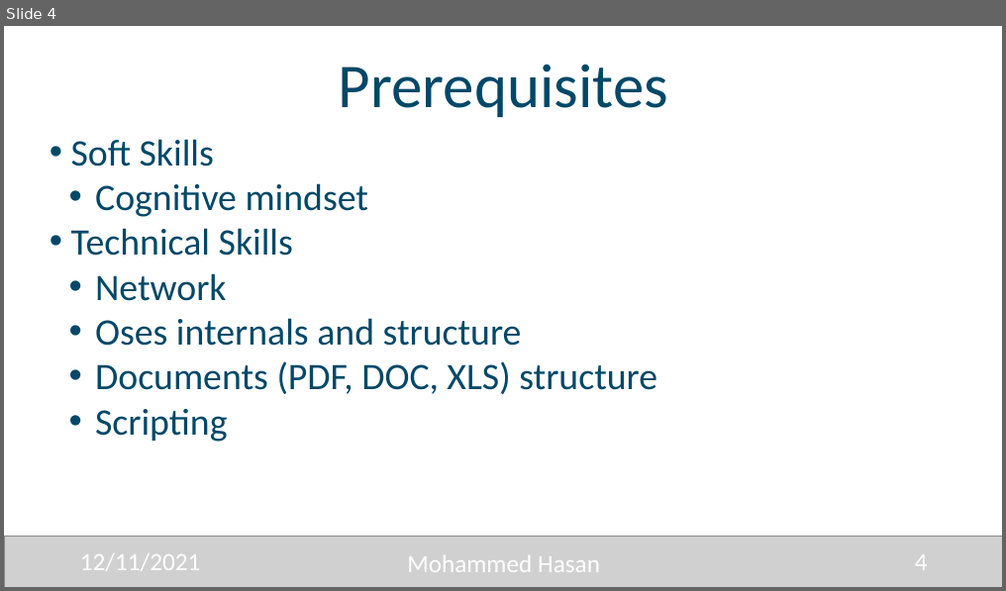
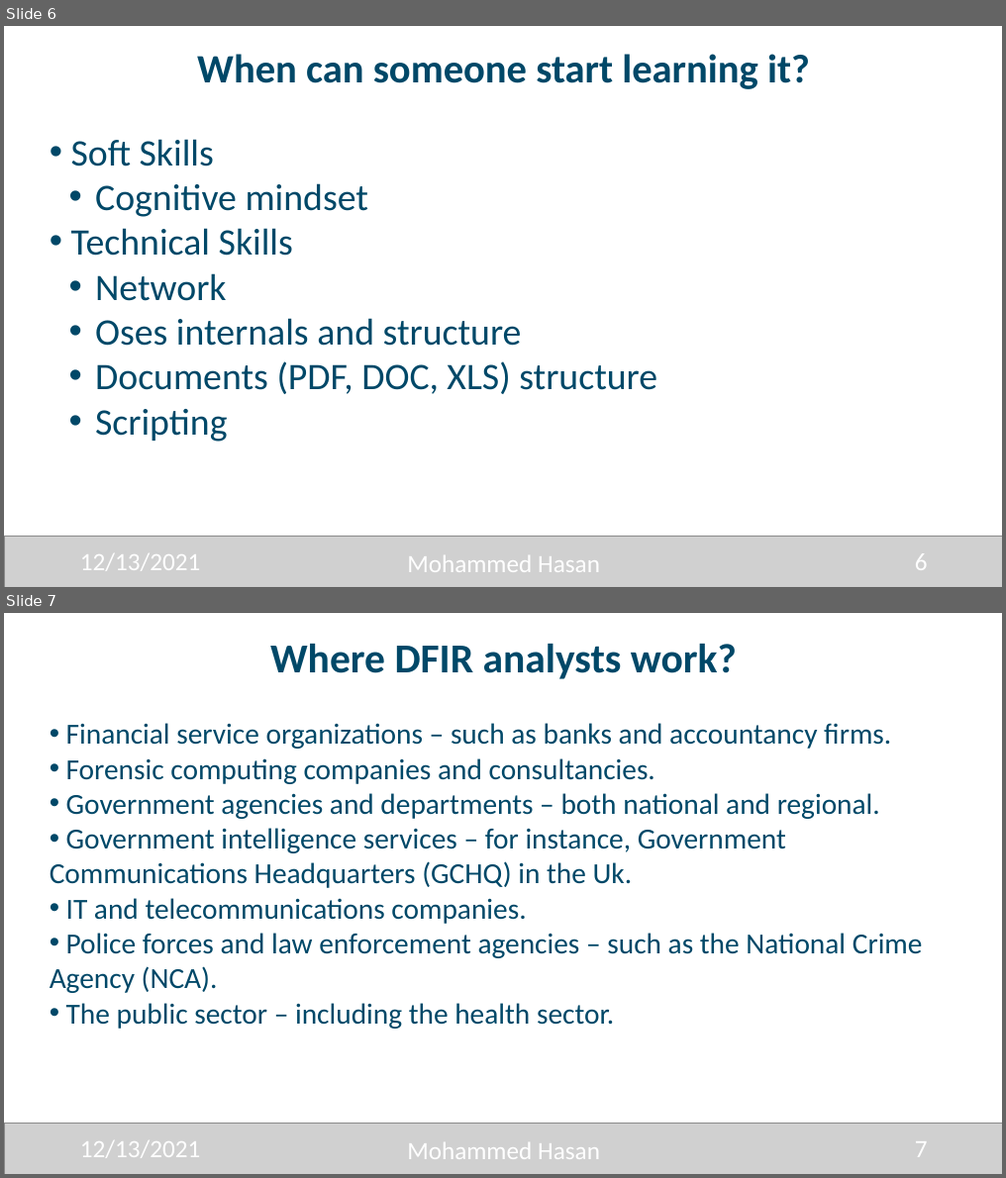
Before and after one commit to 0xHasanM/MISC, a slide deck: Talks/INSEC/INSEC.pptx. Shown one above the other, each under a label of ours: slide 4 before the commit, slides 6 and 7 after it. The pictures are 1006x591 and 1006x1178 pixels, drawn with LibreOffice and Linux fonts; fonts in the diff are those of the drawing; grey boxes stand for pictures. Boxes give left, top, right and bottom in pixels: in the first picture for what was removed or moved away, otherwise in the second. Text is boxed around its words. In the diff, an @@ line names an element or a change of style, - is before the commit and + after.

```diff
--- a/Talks/INSEC/INSEC.pptx
+++ b/Talks/INSEC/INSEC.pptx
@@ slide 7 added at [4,613,1002,1174], background #FFFFFF @@
@@ title added at [270,643,737,679], 39.6 pt, text #004868, bold @@
+Where DFIR analysts work?
@@ text added at [50,723,923,1029], 28 pt, text #004868 @@
+• Financial service organizations – such as banks and accountancy firms.
+• Forensic computing companies and consultancies.
+• Government agencies and departments – both national and regional.
+• Government intelligence services – for instance, Government Communications Headquarters (GCHQ) in the Uk.
+• IT and telecommunications companies.
+• Police forces and law enforcement agencies – such as the National Crime Agency (NCA).
+• The public sector – including the health sector.
@@ picture added at [4,1123,1002,1174] @@
@@ text added at [80,1141,201,1158], 24 pt, text #FFFFFF @@
+12/13/2021
@@ text added at [407,1143,600,1159], 24 pt, text #FFFFFF @@
+Mohammed Hasan
@@ text added at [915,1142,928,1157], 24 pt, text #FFFFFF @@
+7
@@ what was slide 4 is now slide 6 @@
@@ slide 6 changed as well @@
@@ title at [197,54,810,89]: text changed; size 60 to 38.7 pt; bold on @@
-Prerequisites
+When can someone start learning it?
@@ text at [80,554,201,571]: text changed @@
-12/11/2021
+12/13/2021
@@ text at [915,554,928,570]: text changed @@
-4
+6
```
Also in this commit, not shown: 7 other slides changed, 2 other slides added.
